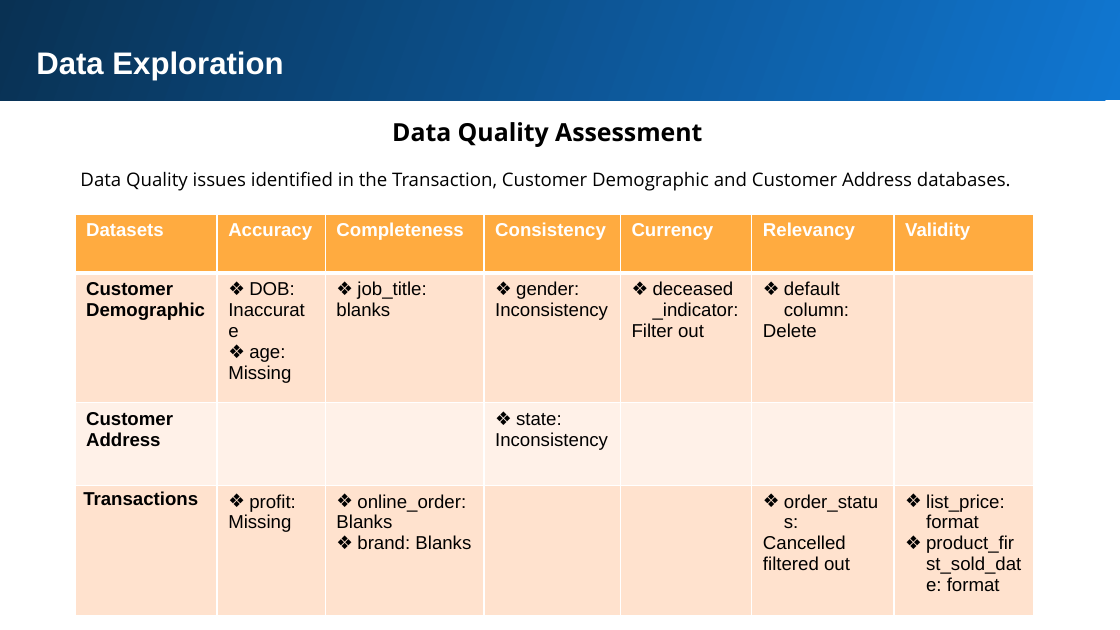
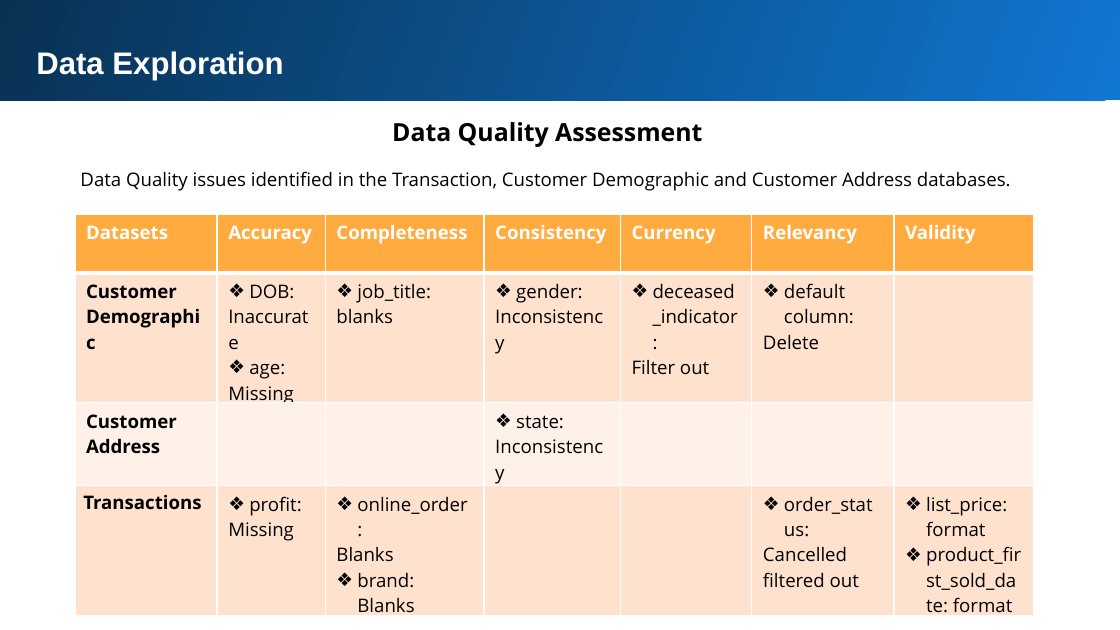
Before and after one commit to arunsacharyadev/KPMG_virtual_internship, a slide deck: slide 4 of Task 2(Data Insights)/KPMG Task 2.pptx. Drawn at 1120x630 pixels with LibreOffice and Linux fonts; fonts in the diff are those of the drawing. Boxes give left, top, right and bottom in pixels: in the first picture for what was removed or moved away, otherwise in the second. Text is boxed around its words. In the diff, an @@ line names an element or a change of style, - is before the commit and + after.

```diff
--- a/Task 2(Data Insights)/KPMG Task 2.pptx
+++ b/Task 2(Data Insights)/KPMG Task 2.pptx
@@ table at bbox=[75, 214, 1035, 622] @@
@@ font Arial to Open Sans @@
```
Also in this commit, not shown: 7 other slides changed, 1 slide added, 1 slide removed, 1 other file.
